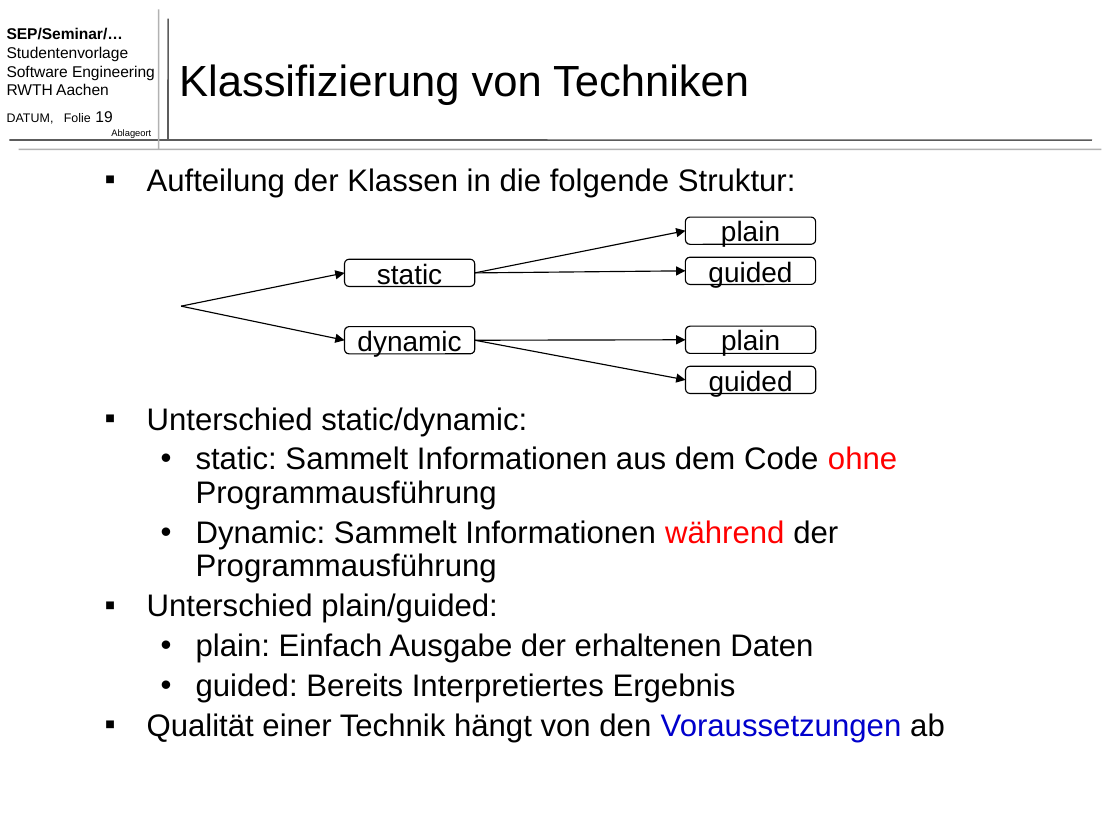
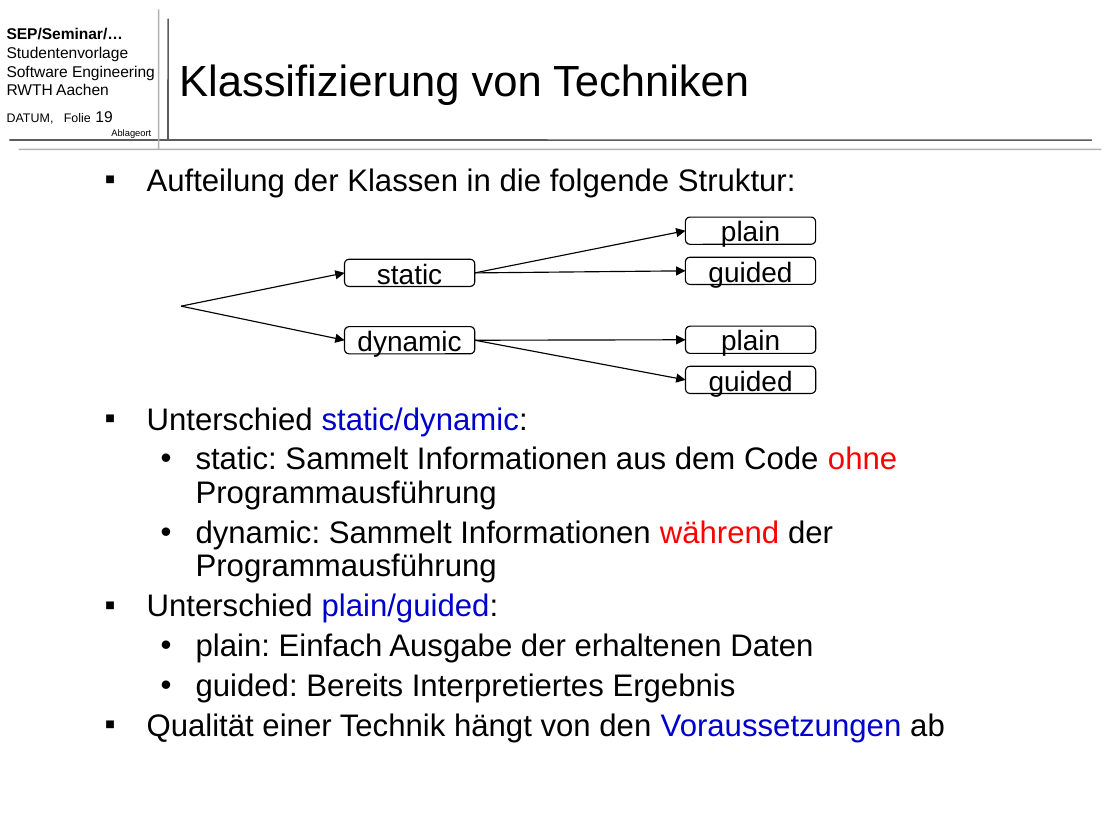
Before and after one commit to TimoBergerbusch/feature-location-techniques, a slide deck: slide 19 of Feature Location Techniques - Präsentation.pptx. Drawn at 1120x840 pixels with LibreOffice and Linux fonts; fonts in the diff are those of the drawing. Boxes give left, top, right and bottom in pixels: in the first picture for what was removed or moved away, otherwise in the second. Text is boxed around its words. In the diff, an @@ line names an element or a change of style, - is before the commit and + after.

```diff
--- a/Feature Location Techniques - Präsentation.pptx
+++ b/Feature Location Techniques - Präsentation.pptx
@@ text at box(147, 407, 528, 623): text colour #000000 to #0000CC in "static/dynamic:", "plain/guided:" @@
@@ text at box(196, 520, 833, 583): text changed @@
-  • Dynamic: Sammelt Informationen während der Programmausführung
+  • dynamic: Sammelt Informationen während der Programmausführung
```
Also in this commit, not shown: 13 other slides changed.
